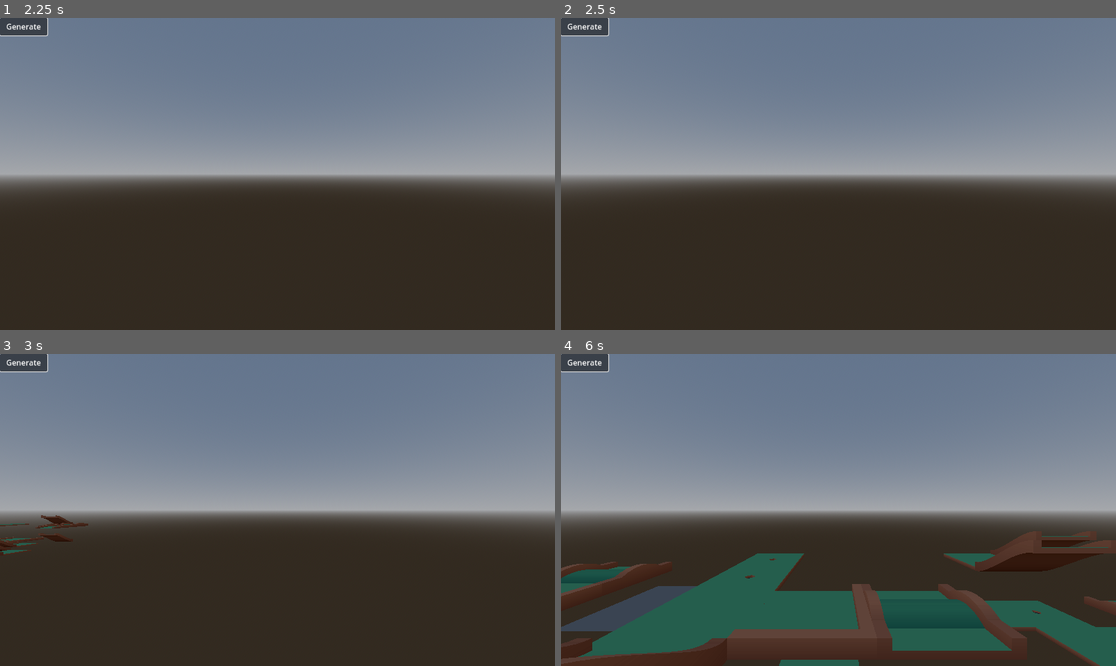
Above: before the commit, frames 1-4 (two rows, left to right).
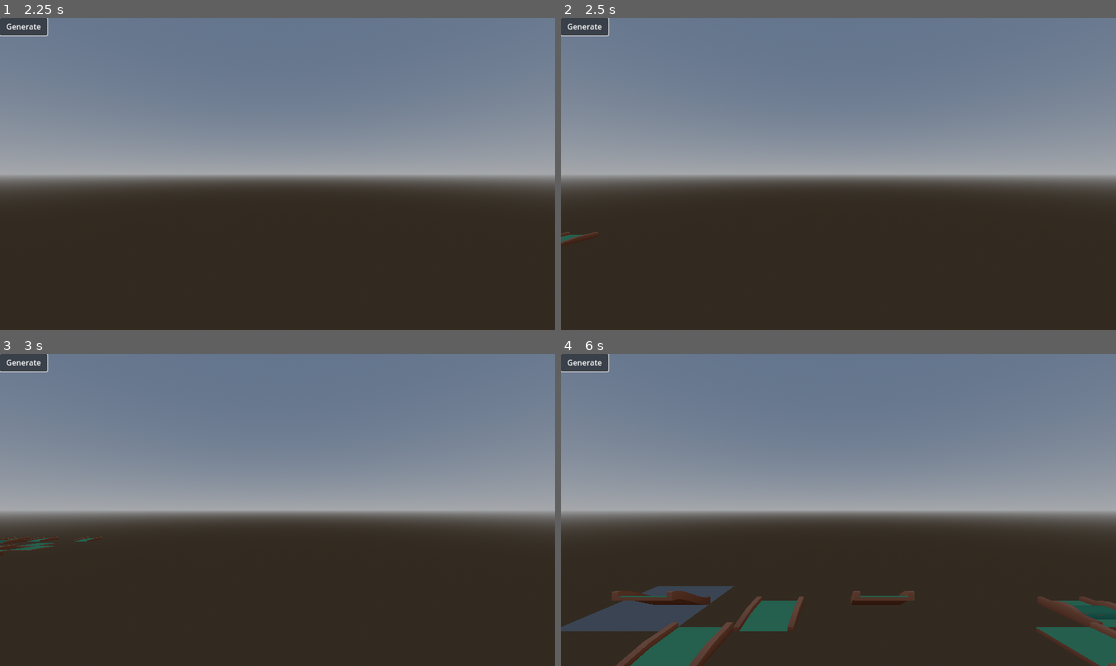
Above: after the commit, the same moments.

Repository: Inocybe/wave-function-collapse
Game: Godot game, scene res://main.tscn
The game is run twice, just before and just after one commit, with the same random seed, the same clock (stepped at 60 frames per second) and the same inputs.
Inputs (mouse positions are in pixels of both pictures, inside the frame that each line leads up to):
- Up to frame 1 (2.25 s): click "Generate" at 0.5 s; tap Enter at 1.25 s; move the mouse to (399, 158) at 1.27 s; hold D 1.28-2.03 s; tap Shift at 1.35 s; click (399, 158) at 1.42 s; tap Space at 2 s; move the mouse to (166, 189) at 2.02 s; hold S from 2.03 s (still down); tap Ctrl at 2.1 s
- Up to frame 2 (2.5 s): keep holding S
- Up to frame 3 (3 s): move the mouse to (333, 441) at 2.77 s; release S at 2.78 s; hold D from 2.78 s (still down); tap Shift at 2.85 s
- Up to frame 4 (6 s): tap Enter at 3.5, 5 s; move the mouse to (810, 572) at 3.52 s; release D at 3.53 s; hold W 3.53-4.28 s; tap Ctrl at 3.6, 5.1 s; click (810, 572) at 3.67 s; tap Space at 4.25, 5.75 s; move the mouse to (1005, 556) at 4.27 s; hold A 4.28-5.78 s; tap Shift at 4.35, 5.85 s; move the mouse to (672, 463) at 5.02 s; move the mouse to (866, 510) at 5.77 s; hold S from 5.78 s (still down); click (866, 510) at 5.92 s

Frame 1 is identical in both runs. In frame 2, less than 0.1% of the frame differs, in the area x 0-7%, y 68-73%; in frame 3, 0.5%; in frame 4, 18%, in the area x 0-100%, y 56-100%.

Commit message:
Improved, but not fixed

Diff:
--- a/main.tscn
+++ b/main.tscn
@@ -26,7 +26,7 @@
 script = ExtResource("2_h2yge")
 wfc_constraints = ExtResource("3_1bvp3")
 grid_map = NodePath("../GridMap")
-grid_size = Vector3i(10, 2, 10)
+grid_size = Vector3i(10, 1, 10)
 
 [node name="GridMap" type="GridMap" parent="."]
 cell_size = Vector3(1, 1, 1)
--- a/scripts/wfc.gd
+++ b/scripts/wfc.gd
@@ -46,13 +46,13 @@
 
 func initialize() -> void:
 	var array_of_available_tiles = wfc_constraints.rules.keys()
+	array_of_available_tiles.append("Empty")
 	for x in range(grid_size.x):
 		for z in range(grid_size.z):
 			for y in range(grid_size.y):
 				tiles[Vector3i(x, y, z)] =  array_of_available_tiles.duplicate()
 
 
-
 func collapse_wave_function() -> void:
 	var fully_collapsed: bool = false
 
@@ -64,27 +64,49 @@
 			print("Tiles uncolapesed count: ", count_uncollapsed())
 			return
 
-
 		update_smallest_collapses()
-
 
 		if smallest_collapses.is_empty():
 			print("Fully collapsed after ", iter, " iterations")
 			fully_collapsed = true
 			continue
 
+
 		# gets random lowest entropy cell
 		var rand_int = randi_range(0, smallest_collapses.size() - 1)
 		var lowest_entropy_cell: Vector3i = smallest_collapses[rand_int]
 
+
+
 		collapse(lowest_entropy_cell)
 		propogate(lowest_entropy_cell)
 
-
 	print(tiles)
 
 
 func update_smallest_collapses() -> void:
+	#smallest_collapses.clear()
+	#smallest_collapse_size = 1000
+	#
+	#for direction in CheckDirections.values():
+		#var pos: Vector3i = propogate_check_directions[direction] + index
+		#
+		#if pos.x < 0 or pos.x >= grid_size.x: continue
+		#if pos.y < 0 or pos.y >= grid_size.y: continue
+		#if pos.z < 0 or pos.z >= grid_size.z: continue
+		#
+		#var tile_count = tiles[pos].size()
+		#
+		#
+		#if tile_count < smallest_collapse_size:
+			#smallest_collapse_size = tile_count
+			#smallest_collapses = [pos]
+		#elif tile_count == smallest_collapse_size:
+			#smallest_collapses.append(pos)
+
+
+
+
 	smallest_collapses.clear()
 	smallest_collapse_size = 10000
 
@@ -92,6 +114,7 @@
 		var tile_count = tiles[pos].size()
 
 		# Skip already collapsed tiles (size == 1)
+
 		if tile_count <= 1:
 			continue
 
@@ -121,8 +144,8 @@
 			if checking_pos.y < 0 or checking_pos.y >= grid_size.y: continue
 			if checking_pos.z < 0 or checking_pos.z >= grid_size.z: continue
 
-			if tiles[checking_pos].size() == 1:
-				continue
+			#if tiles[checking_pos].size() == 1:
+				#continue
 
 			# pass
 			var possible_tiles = get_possible_tiles_for_neighbor(index, direction)
@@ -135,13 +158,13 @@
 				# Add neighbor to queue if it needs further propagation
 				if !visited.has(checking_pos):
 					queue.append(checking_pos)
-
 
 
 func collapse(index: Vector3i) -> void:
 	var size = tiles[index].size()
 	var collapsed_tile = tiles[index][randi_range(0, size - 1)]
 	tiles[index] = [collapsed_tile]
+
 
 func intersect_arrays(array1: Array, array2: Array) -> Array:
 	var result: Array = []
@@ -172,7 +195,8 @@
 
 				grid_map.mesh_library = wfc_constraints.mesh_library
 				var cell = wfc_constraints.cell_on_name(item[0])
-				grid_map.set_cell_item(Vector3i(x,y,z), cell)
+				var rotation = wfc_constraints.rotation_on_name(item[0])
+				grid_map.set_cell_item(Vector3i(x,y,z), cell, rotation)
 
 
 
@@ -247,8 +271,6 @@
 
 	# For each tile possibility at current position
 	for tile in tiles[index]:
-		if tile == "Empty":
-			continue
 
 		# Get what tiles can be adjacent in this direction
 		if wfc_constraints.rules.has(tile) and wfc_constraints.rules[tile].size() > direction:
--- a/scripts/wfc_resource.gd
+++ b/scripts/wfc_resource.gd
@@ -5,14 +5,25 @@
 
 
 
-func cell_on_name(string: String) -> int:
-	if string.contains("-90"):
-		string.replace("-90", "")
-	if string.contains("-180"):
-		string.replace("-270", "")
-	if string.contains("-270"):
-		string.replace("-270", "")
-	if mesh_library.find_item_by_name(string + "-symmetrical") != -1:
-		return mesh_library.find_item_by_name(string + "-symmetrical")
+func cell_on_name(name: String) -> int:
+	if name.contains("-90"):
+		name.replace("-90", "")
+	if name.contains("-180"):
+		name.replace("-270", "")
+	if name.contains("-270"):
+		name.replace("-270", "")
+	if mesh_library.find_item_by_name(name + "-symmetrical") != -1:
+		return mesh_library.find_item_by_name(name + "-symmetrical")
 
-	return mesh_library.find_item_by_name(string)
+	return mesh_library.find_item_by_name(name)
+
+
+func rotation_on_name(name: String) -> float:
+	if name.contains("-90"):
+		return 90
+	if name.contains("-180"):
+		return 180
+	if name.contains("-270"):
+		return 270
+
+	return 0
